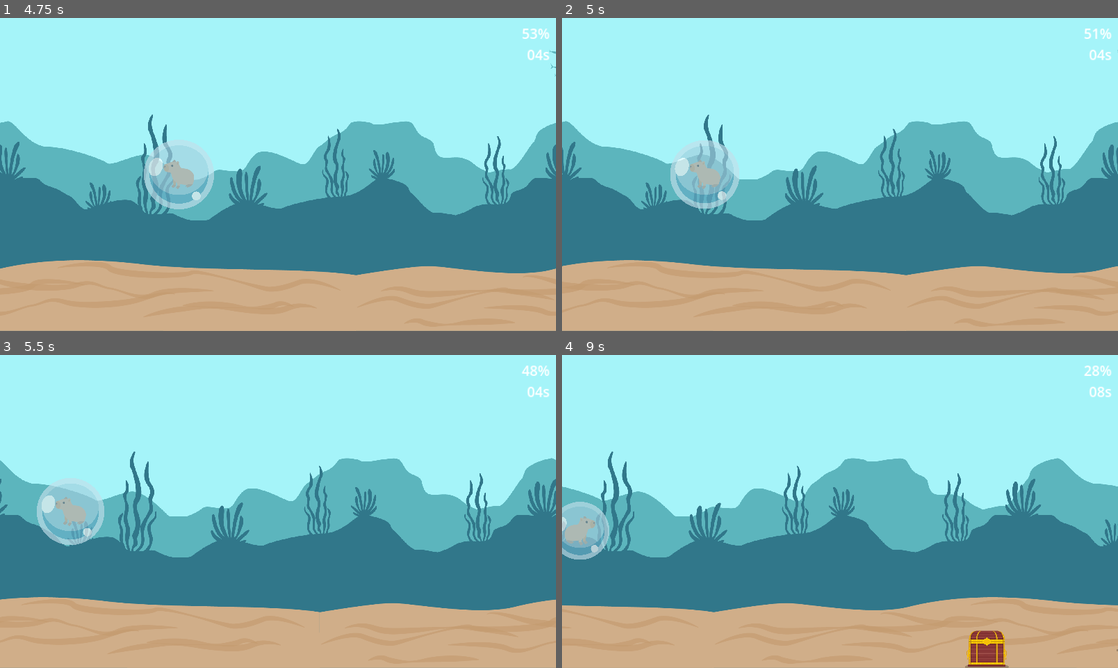
Above: before the commit, frames 1-4 (two rows, left to right).
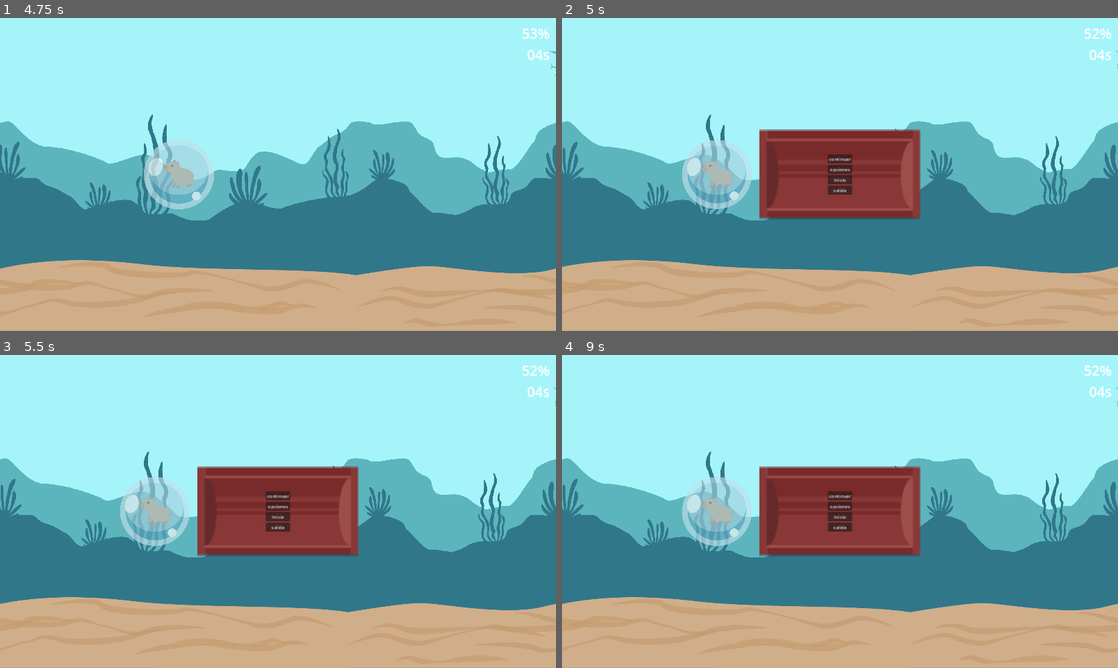
Above: after the commit, the same moments.

Repository: ReyCristian/Babelki
Game: Godot game, scene res://main_menu.tscn
Same seed, same stepped clock (60 frames per second), same inputs: the game is played once before the commit and once after it.
Inputs:
- Up to frame 1 (4.75 s): click "Inicio" at 0.5 s; hold Right (ui_right) 1.28-2.03 s; hold Down (ui_down) 2.03-2.78 s; hold Right (ui_right) 2.78-3.53 s; hold Up (ui_up) 3.53-4.28 s; hold Left (ui_left) from 4.28 s (still down)
- Up to frame 2 (5 s): keep holding Left (ui_left); tap Escape (ui_pause) at 4.9 s
- Up to frame 3 (5.5 s): keep holding Left (ui_left)
- Up to frame 4 (9 s): release Left (ui_left) at 5.78 s; hold Down (ui_down) 5.78-6.53 s; hold Right (ui_right) 6.53-7.28 s; hold Up (ui_up) 7.28-8.03 s; hold Right (ui_right) 8.03-8.78 s; hold Down (ui_down) from 8.78 s (still down)

Frame 1 is identical in both runs. In frame 2, 11% of the frame differs, in the area x 0-100%, y 3-83%; in frame 3, 16%; in frame 4, 23%, in the area x 0-100%, y 3-100%.

Commit message:
Creditos

Diff:
--- a/Burbuja_player.gd
+++ b/Burbuja_player.gd
@@ -1,6 +1,7 @@
 extends Area2D
 
 @export var velocidad_perdida = 0.15;
+@export var velocidad_perdida_fuera_pantalla = 0.5;
 @export var player:Player;
 
 var oxigeno = 1.0;
@@ -9,8 +10,7 @@
 # Called every frame. 'delta' is the elapsed time since the previous frame.
 func _process(delta: float) -> void:
 	calcular_oxigeno();
-	var perdida = delta * velocidad_perdida * oxigeno;
-	agregar_aire(-perdida)
+	perder_oxigeno(delta)
 	revisar_tamaño();
 	pass
 
@@ -35,8 +35,22 @@
 	oxigeno = (min(scale.x, scale.y) - 0.99)/(escala_inicial - 0.99)
 	if oxigeno < 0:
 		oxigeno = 0;
+	mostrar_oxigeno()
+
+func mostrar_oxigeno():
 	$"../CanvasLayer/VBoxContainer/oxigeno".text = str("%d%%" % int(oxigeno * 100))
 
+
 func pop():
-		player.burbuja_pop();
-		queue_free()
+	oxigeno=0;
+	mostrar_oxigeno()
+	player.burbuja_pop();
+	queue_free()
+
+func perder_oxigeno(delta):
+	var perdida = 0;
+	if $"../VisibleOnScreenNotifier2D".is_on_screen():
+		perdida = delta * velocidad_perdida * oxigeno;
+	else:
+		perdida = delta * velocidad_perdida_fuera_pantalla
+	agregar_aire(-perdida)
--- /dev/null
+++ b/creditos.gd
@@ -0,0 +1,11 @@
+class_name Creditos extends CanvasLayer
+
+signal termina
+
+func _ready() -> void:
+	$AnimationPlayer.play("iniciar")
+
+
+
+func _on_animation_player_animation_finished(anim_name: StringName) -> void:
+	termina.emit()
--- /dev/null
+++ b/creditos.tscn
@@ -0,0 +1,85 @@
+[gd_scene load_steps=5 format=3 uid="uid://car2xiky7grh7"]
+
+[ext_resource type="Script" path="res://creditos.gd" id="1_hxh61"]
+
+[sub_resource type="Animation" id="Animation_qhod4"]
+length = 0.001
+tracks/0/type = "value"
+tracks/0/imported = false
+tracks/0/enabled = true
+tracks/0/path = NodePath("RichTextLabel:position")
+tracks/0/interp = 1
+tracks/0/loop_wrap = true
+tracks/0/keys = {
+"times": PackedFloat32Array(0),
+"transitions": PackedFloat32Array(1),
+"update": 0,
+"values": [Vector2(1300, 1152)]
+}
+
+[sub_resource type="Animation" id="Animation_3cnr2"]
+resource_name = "iniciar"
+length = 17.0
+step = 1.0
+tracks/0/type = "value"
+tracks/0/imported = false
+tracks/0/enabled = true
+tracks/0/path = NodePath("RichTextLabel:position")
+tracks/0/interp = 1
+tracks/0/loop_wrap = true
+tracks/0/keys = {
+"times": PackedFloat32Array(0, 17),
+"transitions": PackedFloat32Array(1, 1),
+"update": 0,
+"values": [Vector2(1300, 1152), Vector2(1300, -1039)]
+}
+
+[sub_resource type="AnimationLibrary" id="AnimationLibrary_xqtjo"]
+_data = {
+"RESET": SubResource("Animation_qhod4"),
+"iniciar": SubResource("Animation_3cnr2")
+}
+
+[node name="Creditos" type="CanvasLayer"]
+script = ExtResource("1_hxh61")
+
+[node name="RichTextLabel" type="RichTextLabel" parent="."]
+offset_left = 1300.0
+offset_top = -1039.0
+offset_right = 1863.0
+offset_bottom = 81.0
+theme_override_font_sizes/bold_italics_font_size = 30
+theme_override_font_sizes/normal_font_size = 31
+bbcode_enabled = true
+text = "Bąbelki
+
+Juego creado para la [b]Global Game  JAM DVBahia [/b]
+Edicion [b] Enero 2025[/b]
+
+Grupo Bąbelki:
+Programación:
+[right] Exequiel Macaya
+Cristian Rey [/right]
+
+Música y Sonido:
+[right] Marianela Sanhueza [/right]
+
+Arte Visual:
+[right] Julieta Escamilla [/right]
+
+Mentoria y apoyo emocional:
+[right] Florencia Vicencio[/right]
+
+Herramientas utilizadas:
+[right] Godot Engine
+GitHub
+Adobe Ilustrator
+Audacity
+[/right]"
+
+[node name="AnimationPlayer" type="AnimationPlayer" parent="."]
+libraries = {
+"": SubResource("AnimationLibrary_xqtjo")
+}
+
+[connection signal="animation_finished" from="AnimationPlayer" to="." method="_on_animation_player_animation_finished"]
--- a/derrota.gd
+++ b/derrota.gd
@@ -1,10 +1,13 @@
 class_name Derrota extends CanvasLayer
 
-var tiempo :float = 3958;
+var tiempo :float = 0;
+
+var pre_creditos = preload("res://creditos.tscn")
+
 
 func _ready() -> void:
 	cargar_tiempo()
-
+	lanzar_creditos()
 
 
 func cargar_tiempo():
@@ -25,3 +28,16 @@
 func _on_reiniciar() -> void:
 	get_tree().reload_current_scene()
 	pass # Replace with function body.
+
+func lanzar_creditos():
+	var creditos :Creditos= pre_creditos.instantiate();
+	add_child(creditos)
+	if Global.creditos:
+		termina_creditos()
+	else:
+		creditos.termina.connect(termina_creditos);
+
+func termina_creditos():
+	Global.creditos = true;
+	$Button.disabled = false;
+	$Button.visible = true;
--- a/derrota.tscn
+++ b/derrota.tscn
@@ -66,6 +66,7 @@
 texture = ExtResource("2_by623")
 
 [node name="Button" type="Button" parent="."]
+visible = false
 offset_left = 840.0
 offset_top = 889.0
 offset_right = 1066.0
@@ -81,6 +82,7 @@
 theme_override_styles/hover = ExtResource("4_317hj")
 theme_override_styles/pressed = ExtResource("4_317hj")
 theme_override_styles/normal = ExtResource("4_317hj")
+disabled = true
 text = "Reiniciar"
 
 [connection signal="pressed" from="Button" to="." method="_on_reiniciar"]
--- /dev/null
+++ b/global.gd
@@ -0,0 +1,3 @@
+class_name GLOBAL extends Node
+
+var creditos :bool = false;
--- a/main.gd
+++ b/main.gd
@@ -4,6 +4,9 @@
 @export var derrota_scene: PackedScene = preload("res://derrota.tscn");
 var pause_menu
 
+func _input(event):
+	if event.is_action_pressed("ui_pause"):
+		pause_game()
 
 # Called when the node enters the scene tree for the first time.
 func _ready() -> void:
@@ -27,11 +30,11 @@
 
 func pause_game():
 	pause_menu.visible=true
-	pause_menu.get_node("menu_pause").play()
+	#pause_menu.get_node("menu_pause").play()
 	get_tree().paused = true  # Pausa el árbol de nodos
 
 
 func unpause_game():
 	pause_menu.visible=false
-	pause_menu.get_node("menu_pause").stream_paused=true
+	#pause_menu.get_node("menu_pause").stream_paused=true
 	get_tree().paused = false  # Reanuda el juego
--- a/menu_pause.tscn
+++ b/menu_pause.tscn
@@ -1,22 +1,41 @@
-[gd_scene load_steps=4 format=3 uid="uid://cxk016y5ek036"]
+[gd_scene load_steps=4 format=3 uid="uid://cnf42l746nftf"]
 
 [ext_resource type="Texture2D" uid="uid://dfq6yce0n4j1o" path="res://recursos/cofre/Babelki_CofreAbiertoTapa.png" id="1_3411q"]
 [ext_resource type="PackedScene" uid="uid://c2otxb2jr1x6p" path="res://menu_opcion.tscn" id="1_j1og0"]
 [ext_resource type="Script" path="res://menu_pause.gd" id="1_vx2gt"]
 
 [node name="menu_pause" type="CanvasLayer"]
+process_mode = 2
 
 [node name="TextureRect" type="TextureRect" parent="."]
-offset_right = 1916.0
-offset_bottom = 1072.0
+anchors_preset = 8
+anchor_left = 0.5
+anchor_top = 0.5
+anchor_right = 0.5
+anchor_bottom = 0.5
+offset_left = -278.0
+offset_top = -155.5
+offset_right = 278.0
+offset_bottom = 155.5
+grow_horizontal = 2
+grow_vertical = 2
 texture = ExtResource("1_3411q")
 
 [node name="Menu_Opcion" parent="." instance=ExtResource("1_j1og0")]
 visible = false
 
 [node name="menu_pause" type="VBoxContainer" parent="."]
-offset_right = 84.0
-offset_bottom = 136.0
+anchors_preset = 8
+anchor_left = 0.5
+anchor_top = 0.5
+anchor_right = 0.5
+anchor_bottom = 0.5
+offset_left = -42.0
+offset_top = -68.0
+offset_right = 42.0
+offset_bottom = 68.0
+grow_horizontal = 2
+grow_vertical = 2
 script = ExtResource("1_vx2gt")
 
 [node name="continuar" type="Button" parent="menu_pause"]
--- a/player.gd
+++ b/player.gd
@@ -7,6 +7,7 @@
 var tiempo :float = 0;
 
 var en_burbuja = true;
+var fin_juego = false;
 
 signal muerte;
 
@@ -26,6 +27,8 @@
 
 func burbuja_pop():
 	en_burbuja = false;
+	if !$VisibleOnScreenNotifier2D.is_on_screen():
+		_on_visible_on_screen_notifier_2d_screen_exited()
 
 func caer():
 	velocity.y += 1
@@ -67,6 +70,7 @@
 
 
 func _on_visible_on_screen_notifier_2d_screen_exited() -> void:
-	if ! en_burbuja:
+	if !en_burbuja and !fin_juego:
+		fin_juego = true;
 		muerte.emit(tiempo)
 	pass # Replace with function body.
--- a/project.godot
+++ b/project.godot
@@ -14,6 +14,10 @@
 run/main_scene="res://main_menu.tscn"
 config/features=PackedStringArray("4.3", "GL Compatibility")
 config/icon="res://icon.svg"
+
+[autoload]
+
+Global="*res://global.gd"
 
 [display]
 
